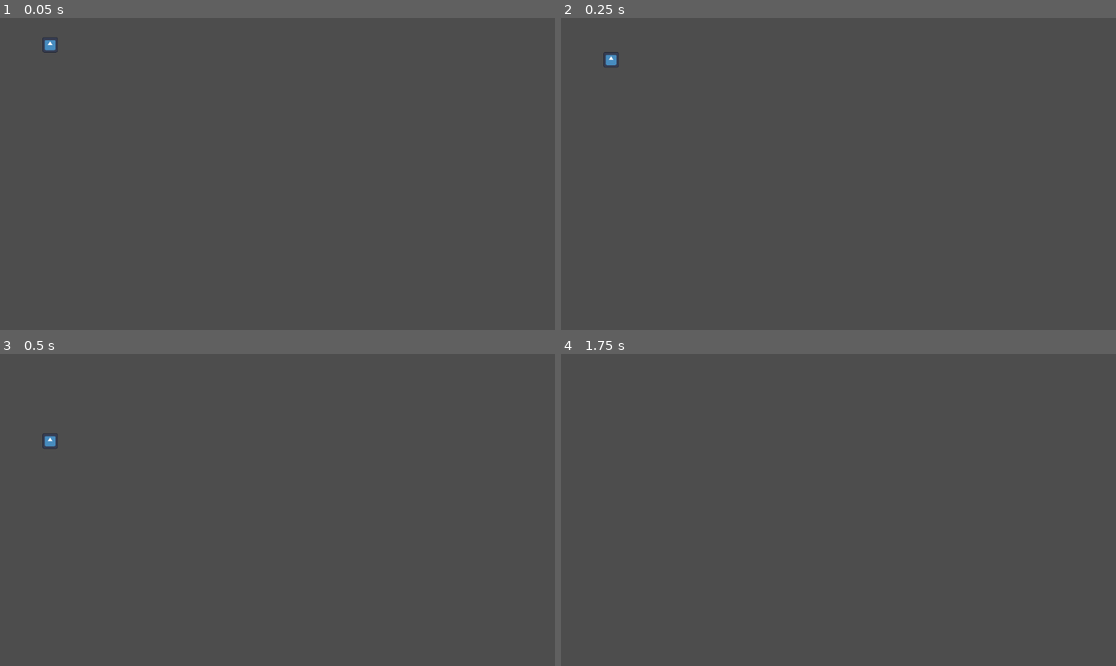
Above: before the commit, frames 1-4 (two rows, left to right).
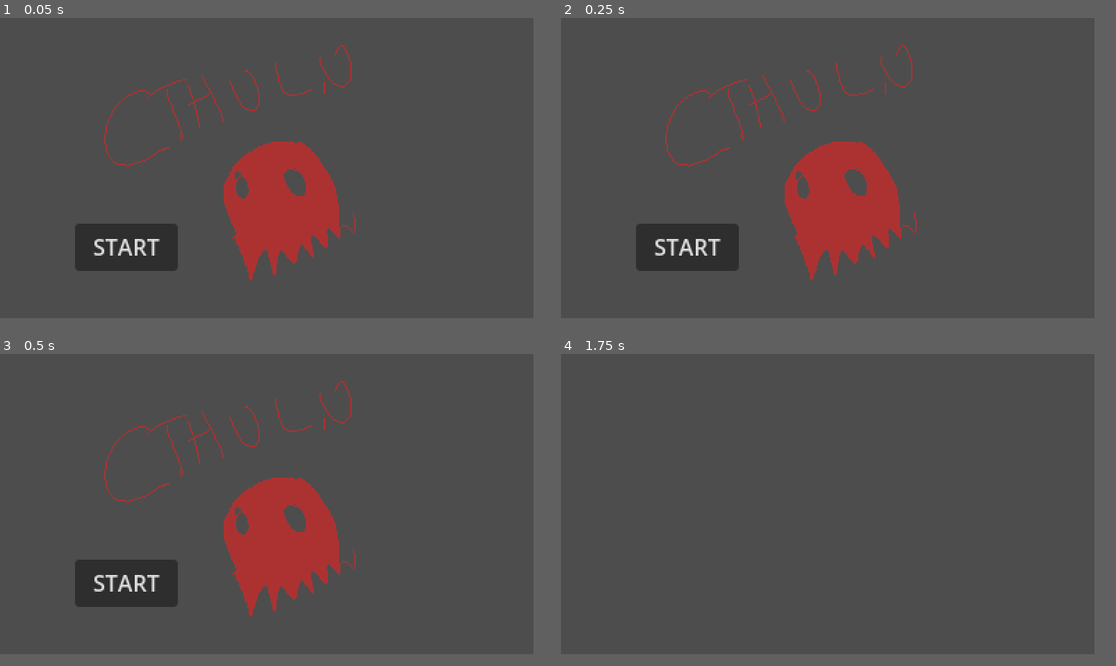
Above: after the commit, the same moments.

Repository: Allov/ld55
Game: Godot game, scene res://scenes/main.tscn
The game is run twice, just before and just after one commit, with the same random seed, the same clock (stepped at 60 frames per second) and the same inputs. Before the commit the project starts from res://scenes/restaurant.tscn. The engine's default icon, where the game draws it, is replaced by a stand-in: a white triangle on a blue panel in a dark square.
Inputs (mouse positions are in pixels of both pictures, inside the frame that each line leads up to):
- Up to frame 1 (0.05 s): no input
- Up to frame 2 (0.25 s): no input
- Up to frame 3 (0.5 s): no input
- Up to frame 4 (1.75 s): click (694, 591) at 0.5 s, where only the run after the commit has a clickable "START"; tap Enter (ui_accept) at 1.25, 1.52 s; hold Right (ui_right) from 1.28 s (still down)
The window is 799x449 before the commit and 768x432 after it. Grey fills any space a smaller window leaves; there, only what the larger window draws over its background counts as a difference.

The runs differ from the first frame. In frame 1, 9.2% of the frame differs, in the area x 7-65%, y 6-85%; in frame 2, 9.2%, in the area x 7-65%, y 8-85%; in frame 3, 9.2%; in frame 4, only the window size differs.

Commit message:
scene transitions

Diff:
--- a/project.godot
+++ b/project.godot
@@ -11,7 +11,7 @@
 [application]
 
 config/name="ld55"
-run/main_scene="res://scenes/restaurant.tscn"
+run/main_scene="res://scenes/main.tscn"
 config/features=PackedStringArray("4.2", "Forward Plus")
 config/icon="res://icon.svg"
 
@@ -21,3 +21,5 @@
 window/size/viewport_height=216
 window/size/window_width_override=1152
 window/size/window_height_override=648
+window/stretch/mode="viewport"
+window/stretch/aspect="expand"
--- a/scenes/main.tscn
+++ b/scenes/main.tscn
@@ -1,9 +1,18 @@
-[gd_scene load_steps=2 format=3 uid="uid://lkwwymn40xco"]
+[gd_scene load_steps=3 format=3 uid="uid://lkwwymn40xco"]
 
+[ext_resource type="Script" path="res://scripts/main.gd" id="1_0kq06"]
 [ext_resource type="Texture2D" uid="uid://b8fg37vxmmagg" path="res://assets/boo.png" id="1_u4v5w"]
 
 [node name="Main" type="Node2D"]
+script = ExtResource("1_0kq06")
 
 [node name="Boo" type="Sprite2D" parent="."]
 position = Vector2(194, 137)
 texture = ExtResource("1_u4v5w")
+
+[node name="Start" type="Button" parent="."]
+offset_left = 54.0
+offset_top = 148.0
+offset_right = 128.0
+offset_bottom = 182.0
+text = "START"
--- /dev/null
+++ b/scripts/main.gd
@@ -0,0 +1,13 @@
+extends Node2D
+
+
+# Called when the node enters the scene tree for the first time.
+func _ready():
+	$Start.connect("pressed", _on_Start_pressed)
+
+func _on_Start_pressed():
+	get_tree().change_scene_to_file("res://scenes/restaurant.tscn")
+
+# Called every frame. 'delta' is the elapsed time since the previous frame.
+func _process(delta):
+	pass
